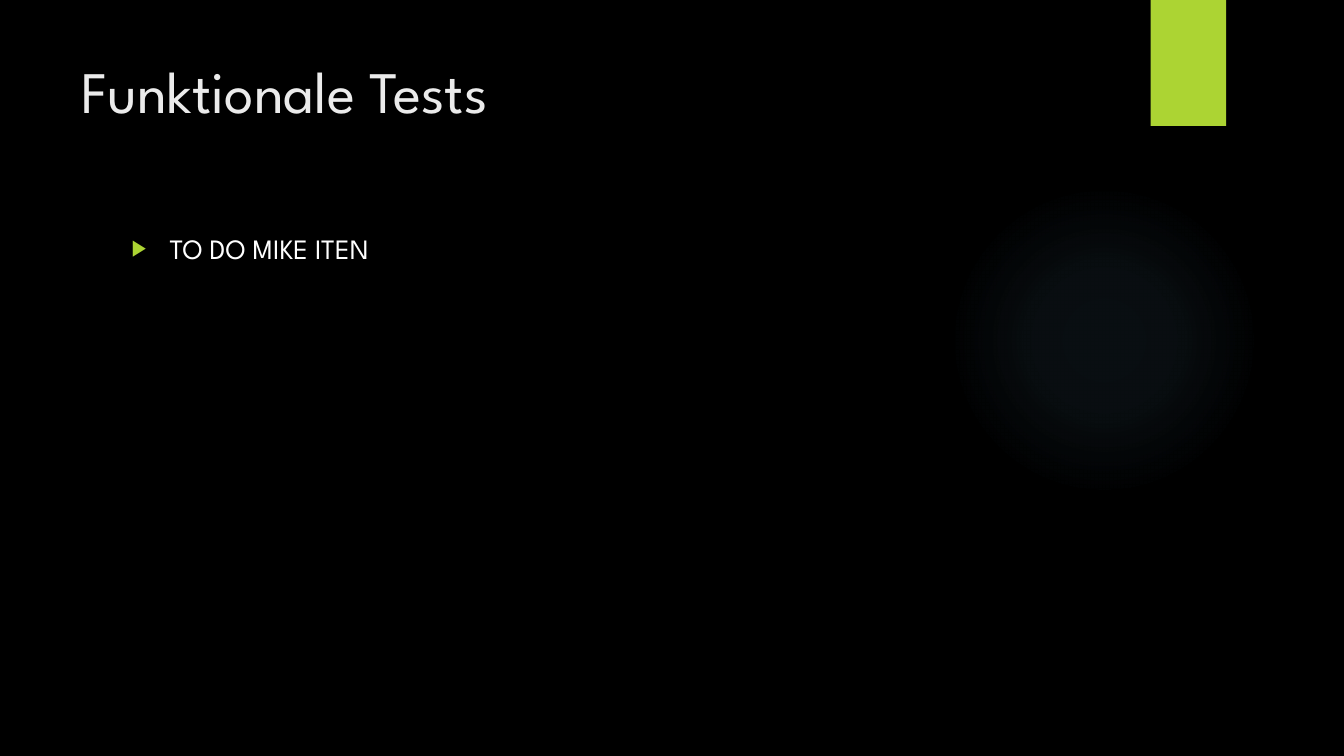
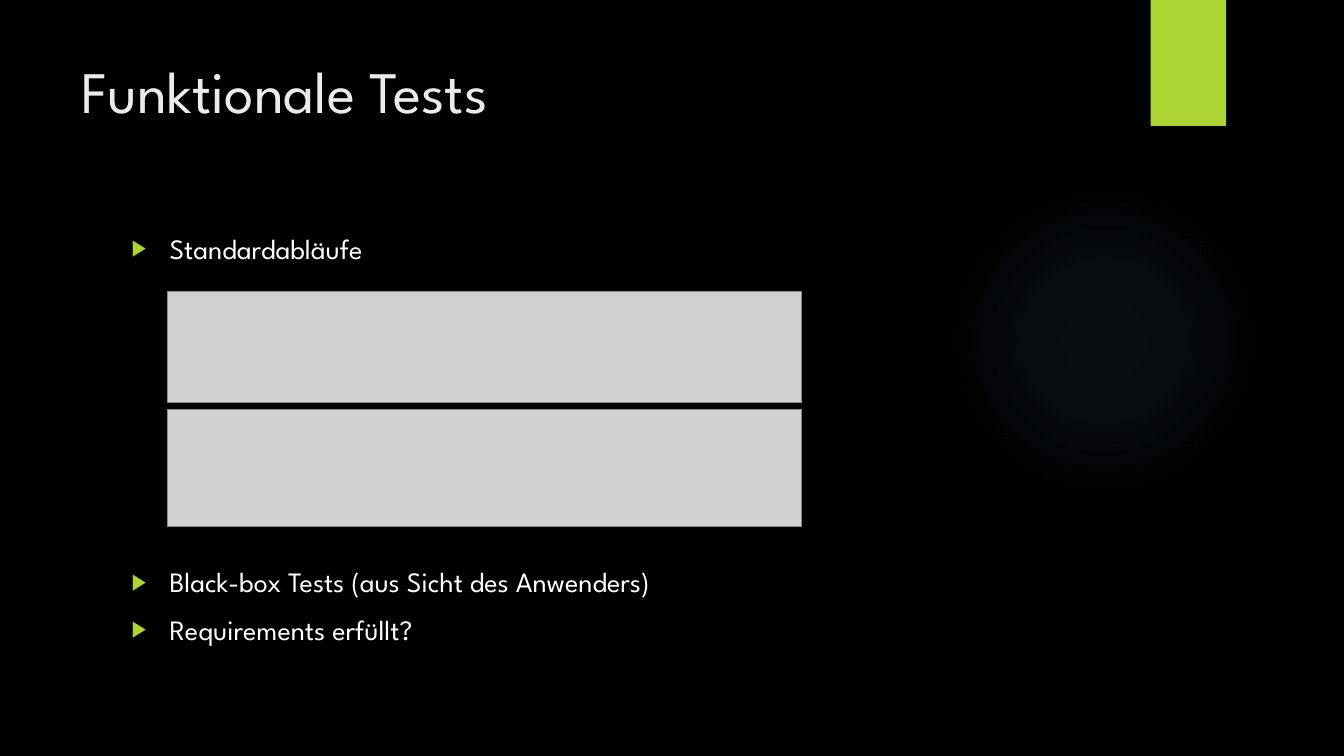
Before and after one commit to lucakuendig/INM21_Group_B, a slide deck: slide 10 of 06_Praesentation/Praesentation_Mangel_Manager.pptx. Drawn at 1344x756 pixels with LibreOffice and Linux fonts; fonts in the diff are those of the drawing; grey boxes stand for pictures; background and template pictures are left out. Boxes give left, top, right and bottom in pixels: in the first picture for what was removed or moved away, otherwise in the second. Text is boxed around its words. In the diff, an @@ line names an element or a change of style, - is before the commit and + after.

```diff
--- a/06_Praesentation/Praesentation_Mangel_Manager.pptx
+++ b/06_Praesentation/Praesentation_Mangel_Manager.pptx
@@ text at (170,239,650,646): text changed @@
-▶ TO DO MIKE ITEN
+▶ Standardabläufe
+▶ Black-box Tests (aus Sicht des Anwenders)
+▶ Requirements erfüllt?
@@ picture added at (167,292,802,402) @@
@@ picture added at (167,409,802,527) @@
```
Also in this commit, not shown: 1 other slide changed.
